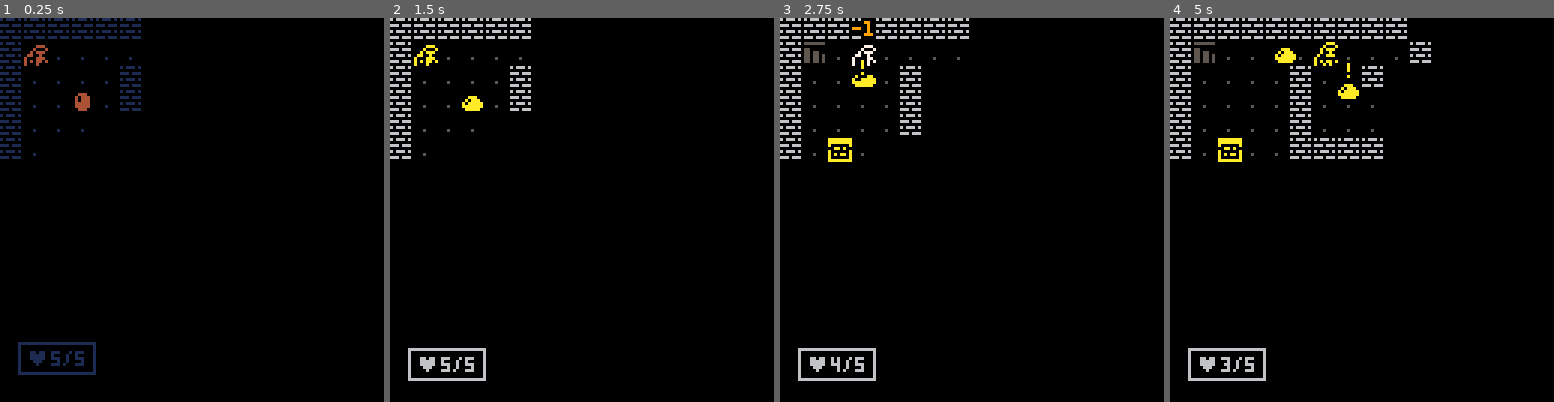
Above: before the commit, frames 1-4 (left to right).
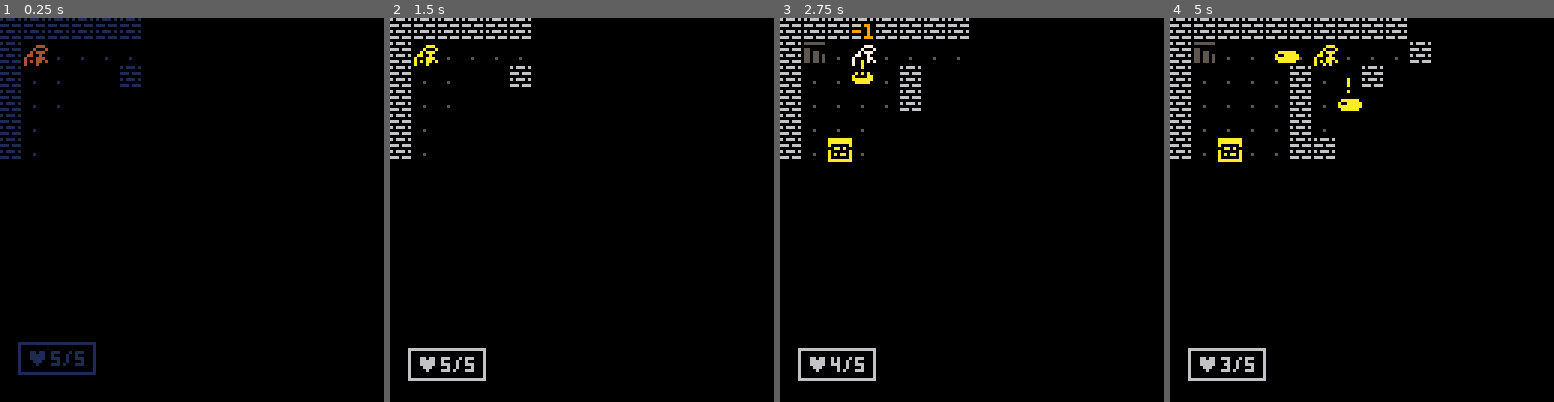
Above: after the commit, the same moments.

Repository: salty-max/pico-8
Game: PICO-8 cartridge carts/rouge/rouge.p8
The game is run twice, just before and just after one commit, with the same random seed, the same clock (stepped at 60 frames per second) and the same inputs.
Inputs:
- Up to frame 1 (0.25 s): no input
- Up to frame 2 (1.5 s): tap X (X key) at 0.33, 1.07 s; tap O (Z key) at 0.7 s
- Up to frame 3 (2.75 s): hold Right 1.6-2.1 s; tap O (Z key) at 1.7, 2.1, 2.5 s; tap X (X key) at 1.85 s; hold Up 2.15-2.42 s; hold Right from 2.47 s (still down)
- Up to frame 4 (5 s): tap O (Z key) every 0.4 s from 2.9 to 4.9 s; tap X (X key) at 2.97, 4.08 s; release Right at 3.03 s; hold Left 3.08-3.58 s; hold Down 3.63-3.97 s; hold Right 4.02-4.68 s; hold Up from 4.73 s (still down)

The runs differ from the first frame. In frame 1, 0.3% of the frame differs, in the area x 14-37%, y 16-30%; in frame 2, 0.3%; in frame 3, 0.4%; in frame 4, 0.8%, in the area x 28-56%, y 6-37%.

Commit message:
rouge: various optimization tweaks

Diff:
--- a/carts/rouge/src/draw.lua
+++ b/carts/rouge/src/draw.lua
@@ -14,10 +14,8 @@
     end
   end
 
-  for m in all(mobs) do
-    if m != player then
-      draw_mob(m)
-    end
+  for i = #mobs, 1, -1 do
+    draw_mob(mobs[i])
   end
 
   for x = 0, 15 do
@@ -27,8 +25,6 @@
       end
     end
   end
-
-  draw_mob(player)
 
   for f in all(float) do
     o_print_8(f.s, f.x, f.y, f.c, 0)
--- a/carts/rouge/src/main.lua
+++ b/carts/rouge/src/main.lua
@@ -43,7 +43,7 @@
     end
   end
 
-  p_t = 0
+  a_t = 0
 
   -- map opacity grid
   fog = blank_map(1)
--- a/carts/rouge/src/mobs.lua
+++ b/carts/rouge/src/mobs.lua
@@ -33,7 +33,7 @@
 end
 
 function is_walkable(x, y, mode)
-  if mode == nil then mode = "" end
+  mode = mode or ""
   if is_in_bounds(x, y) then
     local tile = mget(x, y)
     if mode == "sight" then
@@ -75,27 +75,19 @@
 end
 
 function mob_flip(m, dx)
-  if dx < 0 then
-    m.flp = true
-  elseif dx > 0 then
-    m.flp = false
-  end
-end
-
-function move_walk(m, mt)
-  m.ox = m.sox * (1 - mt)
-  m.oy = m.soy * (1 - mt)
-end
-
-function move_bump(m, mt)
-  local time = mt
-
-  if mt > 0.5 then
-    time = 1 - mt
-  end
-
-  m.ox = m.sox * time
-  m.oy = m.soy * time
+  m.flp = dx == 0 and m.flp or dx < 0
+end
+
+function move_walk(self)
+  local time = 1 - a_t
+  self.ox = self.sox * time
+  self.oy = self.soy * time
+end
+
+function move_bump(self)
+  local time = a_t > 0.5 and 1 - a_t or a_t
+  self.ox = self.sox * time
+  self.oy = self.soy * time
 end
 
 function hit_mob(am, dm)
@@ -117,22 +109,22 @@
   for m in all(mobs) do
     if m != player then
       m.mov = nil
-      moving = m.task(m) or moving
+      moving = m:task() or moving
     end
   end
 
   if moving then
     _upd = update_ai_turn
-    p_t = 0
-  end
-end
-
-function ai_wait(m)
-  if can_see(m, player) then
+    a_t = 0
+  end
+end
+
+function ai_wait(self)
+  if can_see(self, player) then
     -- aggro
-    m.task = ai_chase
-    m.tx, m.ty = player.x, player.y
-    add_float("!", m.x * 8 + 2, m.y * 8, 10)
+    self.task = ai_chase
+    self.tx, self.ty = player.x, player.y
+    add_float("!", self.x * 8 + 2, self.y * 8, 10)
 
     return true
   end
@@ -140,38 +132,38 @@
   return false
 end
 
-function ai_chase(m)
-  if dist(m.x, m.y, player.x, player.y) == 1 then
+function ai_chase(self)
+  if dist(self.x, self.y, player.x, player.y) == 1 then
     -- attack player
-    local dx, dy = player.x - m.x, player.y - m.y
-    mob_bump(m, dx, dy)
-    hit_mob(m, player)
+    local dx, dy = player.x - self.x, player.y - self.y
+    mob_bump(self, dx, dy)
+    hit_mob(self, player)
     sfx(57)
     return true
   else
     -- move towards player
-    if can_see(m, player) then
-      m.tx, m.ty = player.x, player.y
-    end
-
-    if m.x == m.tx and m.y == m.ty then
+    if can_see(self, player) then
+      self.tx, self.ty = player.x, player.y
+    end
+
+    if self.x == self.tx and self.y == self.ty then
       --de aggro
-      m.task = ai_wait
-      add_float("?", m.x * 8 + 2, m.y * 8, 10)
+      self.task = ai_wait
+      add_float("?", self.x * 8 + 2, self.y * 8, 10)
     else
       local bdst, bx, by = 999, 0, 0
       for i = 1, 4 do
         local dx, dy = dir_x[i], dir_y[i]
-        local tx, ty = m.x + dx, m.y + dy
+        local tx, ty = self.x + dx, self.y + dy
         if is_walkable(tx, ty, "check_mobs") then
-          local dst = dist(tx, ty, m.tx, m.ty)
+          local dst = dist(tx, ty, self.tx, self.ty)
           if dst < bdst then
             bdst, bx, by = dst, dx, dy
           end
         end
       end
 
-      mob_walk(m, bx, by)
+      mob_walk(self, bx, by)
       return true
     end
   end
@@ -188,32 +180,27 @@
   --★
   if dist(x1, y1, x2, y2) == 1 then return true end
   if x1 < x2 then
-    sx = 1
-    dx = x2 - x1
+    sx, dx = 1, x2 - x1
   else
-    sx = -1
-    dx = x1 - x2
+    sx, dx = -1, x1 - x2
   end
   if y1 < y2 then
-    sy = 1
-    dy = y2 - y1
+    sy, dy = 1, y2 - y1
   else
-    sy = -1
-    dy = y1 - y2
-  end
-  local err, e2 = dx - dy, nil
+    sy, dy = -1, y1 - y2
+  end
+  local err, e2 = dx - dy
 
   while (x1 == x2 and y1 == y2) == false do
     if not frst and not is_walkable(x1, y1, "sight") then return false end
-    frst = false
-    e2 = err + err
+    frst, e2 = false, err + err
     if e2 > -dy then
-      err = err - dy
-      x1 = x1 + sx
+      err += dy
+      x1 += sx
     end
     if e2 < dx then
-      err = err + dx
-      y1 = y1 + sy
+      err += dx
+      y1 += sy
     end
   end
   return true
--- a/carts/rouge/src/player.lua
+++ b/carts/rouge/src/player.lua
@@ -5,24 +5,24 @@
   if is_walkable(destx, desty, "check_mobs") then
     sfx(63)
     mob_walk(player, dx, dy)
-    p_t = 0
+    a_t = 0
     _upd = update_pturn
   else
     -- not walkable
     mob_bump(player, dx, dy)
-    p_t = 0
+    a_t = 0
     _upd = update_pturn
 
     local mob = get_mob_at(destx, desty)
-    if mob == false then
+    if mob then
+      -- hit mob
+      sfx(58)
+      hit_mob(player, mob)
+    else
       -- interact
       if fget(tile, 1) then
         trigger_bump(tile, destx, desty)
       end
-    else
-      -- hit mob
-      sfx(58)
-      hit_mob(player, mob)
     end
   end
 
@@ -62,10 +62,10 @@
 end
 
 function unfog()
-  local px, py = player.x, player.y
   for x = 0, 15 do
     for y = 0, 15 do
-      if dist(px, py, x, y) <= player.los and los(px, py, x, y) then
+      local pt = { x = x, y = y }
+      if fog[x][y] == 1 and can_see(player, pt) then
         unfog_tile(x, y)
       end
     end
--- a/carts/rouge/src/ui.lua
+++ b/carts/rouge/src/ui.lua
@@ -30,7 +30,7 @@
     end
     clip()
 
-    if w.dur != nil then
+    if w.dur then
       w.dur -= 1
       if w.dur <= 0 then
         local dif = wh / 4
--- a/carts/rouge/src/update.lua
+++ b/carts/rouge/src/update.lua
@@ -20,10 +20,10 @@
 function update_pturn()
   buffer_butt()
 
-  p_t = min(p_t + 0.128, 1)
-  player.mov(player, p_t)
+  a_t = min(a_t + 0.128, 1)
+  player:mov()
 
-  if p_t == 1 then
+  if a_t == 1 then
     _upd = update_game
     if check_end() then
       do_ai()
@@ -33,15 +33,15 @@
 
 function update_ai_turn()
   buffer_butt()
-  p_t = min(p_t + 0.128, 1)
+  a_t = min(a_t + 0.128, 1)
 
   for m in all(mobs) do
     if m != player and m.mov then
-      m.mov(m, p_t)
+      m:mov()
     end
   end
 
-  if p_t == 1 then
+  if a_t == 1 then
     _upd = update_game
     check_end()
   end
